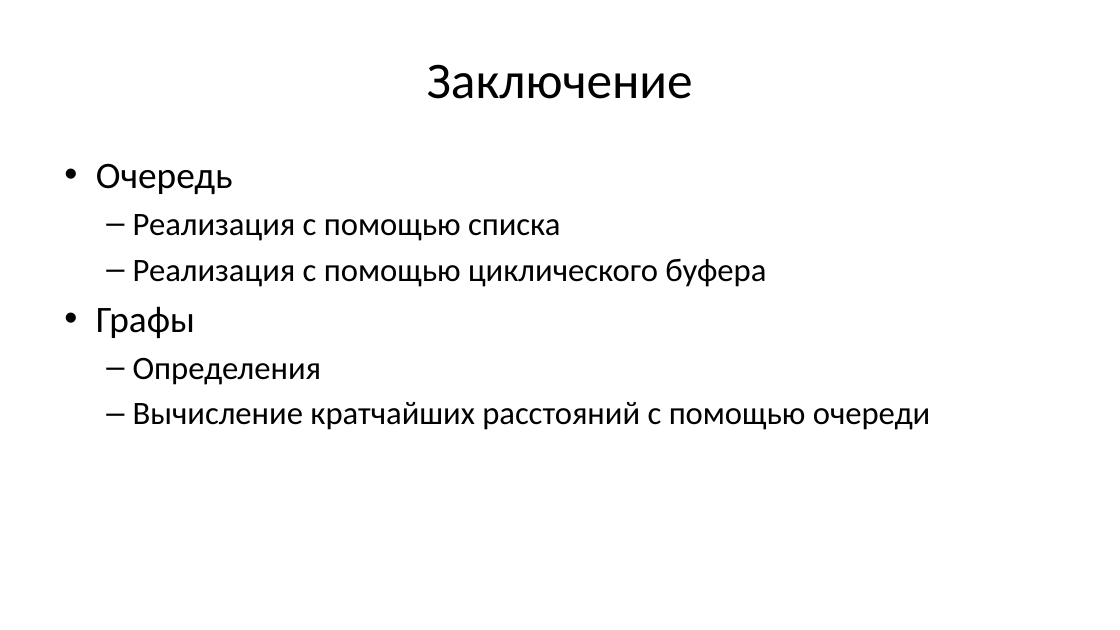
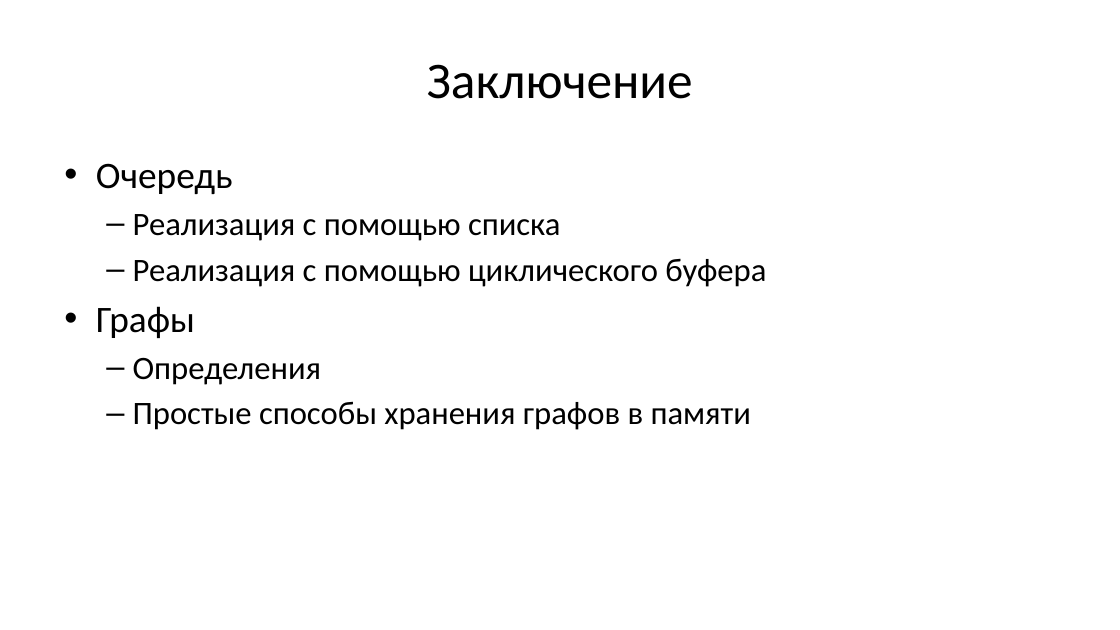
Before and after one commit to Evgueni-Petrov-aka-espetrov/Algorithms-and-Programming-in-C-pptx, a slide deck: slide 105 of 09 Списки (окончание) Графы.pptx (slide 39 before the commit). Drawn at 1120x630 pixels with LibreOffice and Linux fonts; fonts in the diff are those of the drawing. Boxes give left, top, right and bottom in pixels: in the first picture for what was removed or moved away, otherwise in the second. Text is boxed around its words. In the diff, an @@ line names an element or a change of style, - is before the commit and + after.

```diff
--- a/09 Списки (окончание) Графы.pptx
+++ b/09 Списки (окончание) Графы.pptx
@@ text at <box>133,401,751,430</box>: text changed @@
-  – Вычисление кратчайших расстояний с помощью очереди
+  – Простые способы хранения графов в памяти
```
Also in this commit, not shown: 16 other slides changed, 88 slides added, 14 slides removed.
